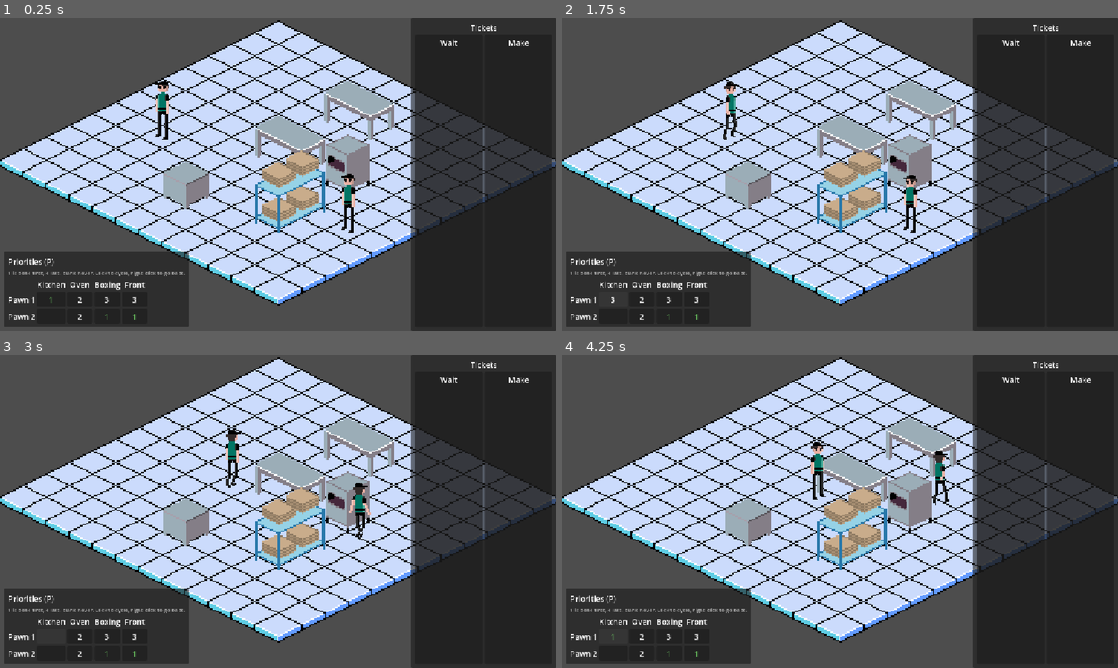
Above: before the commit, frames 1-4 (two rows, left to right).
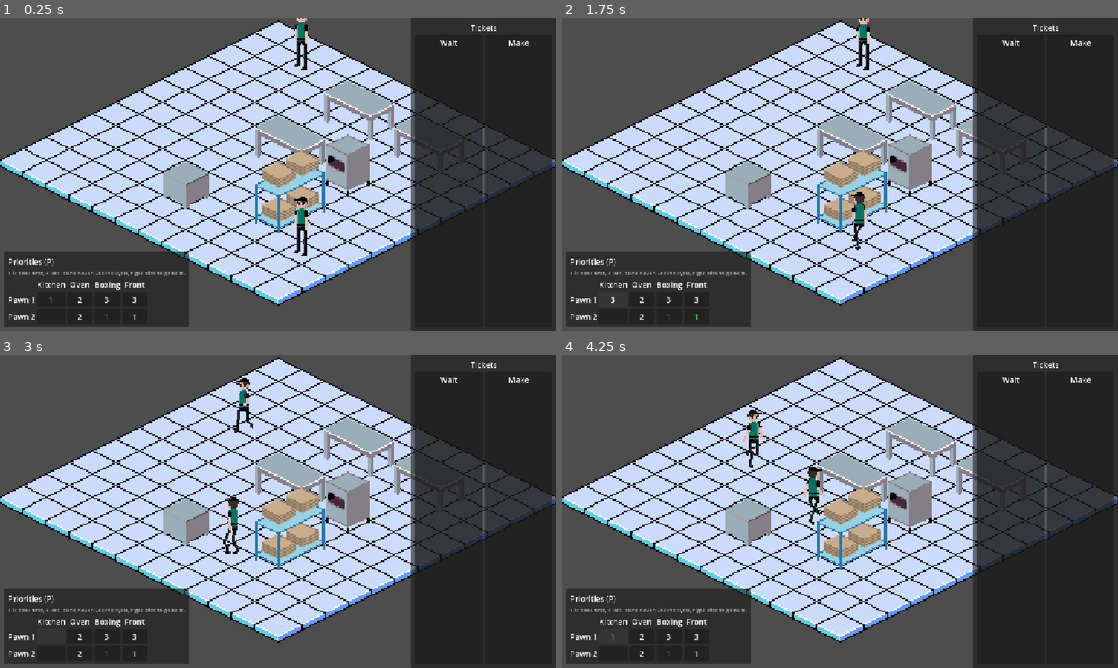
Above: after the commit, the same moments.

Repository: Evil-As-Shit/P-Za
Game: Godot game, scene res://scenes/world/world.tscn
Two runs of this game, one before a commit and one after it. Both use one fixed random seed, a clock stepped at 60 frames per second and the inputs below.
Inputs (mouse positions are in pixels of both pictures, inside the frame that each line leads up to):
- Up to frame 1 (0.25 s): no input
- Up to frame 2 (1.75 s): click "1" at 0.5 s; click "2" at 1.25 s
- Up to frame 3 (3 s): click "3" at 2 s; click "4" at 2.75 s
- Up to frame 4 (4.25 s): click (612, 636) at 3.52 s

The runs differ from the first frame. In frame 1, 1.5% of the frame differs, in the area x 27-84%, y 0-76%; in frame 2, 1.4%; in frame 3, 1.4%; in frame 4, 1.4%.

Commit message:
Station roles: tables take Prep/Boxing/Pickup roles set by clicking; pizzas leave the oven even without a box

Diff:
--- /dev/null
+++ b/resources/station_roles/boxing.tres
@@ -0,0 +1,13 @@
+[gd_resource type="Resource" script_class="StationRole" format=3]
+
+[ext_resource type="Script" path="res://scripts/stations/station_role.gd" id="1_role"]
+[ext_resource type="Script" path="res://scripts/tasks/task_type.gd" id="2_task_type"]
+[ext_resource type="Resource" path="res://resources/tasks/set_out_box.tres" id="3_set_out_box"]
+[ext_resource type="Resource" path="res://resources/tasks/unload_oven.tres" id="4_unload_oven"]
+[ext_resource type="Resource" path="res://resources/tasks/cut.tres" id="5_cut"]
+
+[resource]
+script = ExtResource("1_role")
+id = &"boxing"
+display_name = "Boxing"
+task_types = Array[ExtResource("2_task_type")]([ExtResource("3_set_out_box"), ExtResource("4_unload_oven"), ExtResource("5_cut")])
--- /dev/null
+++ b/resources/station_roles/pickup.tres
@@ -0,0 +1,11 @@
+[gd_resource type="Resource" script_class="StationRole" format=3]
+
+[ext_resource type="Script" path="res://scripts/stations/station_role.gd" id="1_role"]
+[ext_resource type="Script" path="res://scripts/tasks/task_type.gd" id="2_task_type"]
+[ext_resource type="Resource" path="res://resources/tasks/hand_off.tres" id="3_hand_off"]
+
+[resource]
+script = ExtResource("1_role")
+id = &"pickup"
+display_name = "Pickup"
+task_types = Array[ExtResource("2_task_type")]([ExtResource("3_hand_off")])
--- /dev/null
+++ b/resources/station_roles/prep.tres
@@ -0,0 +1,13 @@
+[gd_resource type="Resource" script_class="StationRole" format=3]
+
+[ext_resource type="Script" path="res://scripts/stations/station_role.gd" id="1_role"]
+[ext_resource type="Script" path="res://scripts/tasks/task_type.gd" id="2_task_type"]
+[ext_resource type="Resource" path="res://resources/tasks/stretch.tres" id="3_stretch"]
+[ext_resource type="Resource" path="res://resources/tasks/sauce.tres" id="4_sauce"]
+[ext_resource type="Resource" path="res://resources/tasks/cheese.tres" id="5_cheese"]
+
+[resource]
+script = ExtResource("1_role")
+id = &"prep"
+display_name = "Prep"
+task_types = Array[ExtResource("2_task_type")]([ExtResource("3_stretch"), ExtResource("4_sauce"), ExtResource("5_cheese")])
--- a/resources/stations/boxing_table.tres
+++ /dev/null
@@ -1,36 +0,0 @@
-[gd_resource type="Resource" script_class="StationData" format=3]
-
-[ext_resource type="Script" path="res://scripts/stations/station_data.gd" id="1_data"]
-[ext_resource type="Script" path="res://scripts/tasks/task_type.gd" id="2_task_type"]
-[ext_resource type="Texture2D" path="res://Assets/Sprites/Object_Spritesheet.png" id="3_sheet"]
-[ext_resource type="Resource" path="res://resources/tasks/set_out_box.tres" id="4_set_out_box"]
-[ext_resource type="Resource" path="res://resources/tasks/cut.tres" id="5_cut"]
-[ext_resource type="Script" path="res://scripts/stations/station_spot.gd" id="6_spot"]
-[ext_resource type="Resource" path="res://resources/tasks/unload_oven.tres" id="7_unload_oven"]
-
-[sub_resource type="AtlasTexture" id="AtlasTexture_along_x"]
-atlas = ExtResource("3_sheet")
-region = Rect2(80, 0, 48, 48)
-
-[sub_resource type="AtlasTexture" id="AtlasTexture_along_y"]
-atlas = ExtResource("3_sheet")
-region = Rect2(32, 0, 48, 48)
-
-[sub_resource type="Resource" id="Resource_spot_a"]
-script = ExtResource("6_spot")
-work_cell = Vector2i(0, 1)
-item_cell = Vector2i(0, 0)
-
-[sub_resource type="Resource" id="Resource_spot_b"]
-script = ExtResource("6_spot")
-work_cell = Vector2i(1, 1)
-item_cell = Vector2i(1, 0)
-
-[resource]
-script = ExtResource("1_data")
-display_name = "Boxing Table"
-task_types = Array[ExtResource("2_task_type")]([ExtResource("4_set_out_box"), ExtResource("7_unload_oven"), ExtResource("5_cut")])
-footprint = Vector2i(2, 1)
-facing_textures = Array[Texture2D]([SubResource("AtlasTexture_along_x"), SubResource("AtlasTexture_along_y"), SubResource("AtlasTexture_along_x"), SubResource("AtlasTexture_along_y")])
-spots = Array[ExtResource("6_spot")]([SubResource("Resource_spot_a"), SubResource("Resource_spot_b")])
-item_offset = Vector2(0, -16)
--- a/resources/stations/pickup_counter.tres
+++ b/resources/stations/counter.tres
@@ -1,10 +1,12 @@
 [gd_resource type="Resource" script_class="StationData" format=3]
 
 [ext_resource type="Script" path="res://scripts/stations/station_data.gd" id="1_data"]
-[ext_resource type="Script" path="res://scripts/tasks/task_type.gd" id="2_task_type"]
-[ext_resource type="Resource" path="res://resources/tasks/hand_off.tres" id="3_hand_off"]
+[ext_resource type="Script" path="res://scripts/stations/station_role.gd" id="2_role"]
 [ext_resource type="Texture2D" path="res://Assets/Sprites/Object_Spritesheet.png" id="4_sheet"]
 [ext_resource type="Script" path="res://scripts/stations/station_spot.gd" id="5_spot"]
+[ext_resource type="Resource" path="res://resources/station_roles/prep.tres" id="6_prep"]
+[ext_resource type="Resource" path="res://resources/station_roles/boxing.tres" id="7_boxing"]
+[ext_resource type="Resource" path="res://resources/station_roles/pickup.tres" id="8_pickup"]
 
 [sub_resource type="AtlasTexture" id="AtlasTexture_counter"]
 atlas = ExtResource("4_sheet")
@@ -17,8 +19,8 @@
 
 [resource]
 script = ExtResource("1_data")
-display_name = "Pickup Counter"
-task_types = Array[ExtResource("2_task_type")]([ExtResource("3_hand_off")])
+display_name = "Counter"
+roles = Array[ExtResource("2_role")]([ExtResource("6_prep"), ExtResource("7_boxing"), ExtResource("8_pickup")])
 footprint = Vector2i(1, 1)
 facing_textures = Array[Texture2D]([SubResource("AtlasTexture_counter")])
 spots = Array[ExtResource("5_spot")]([SubResource("Resource_spot")])
--- a/resources/stations/assembly_table.tres
+++ b/resources/stations/long_table.tres
@@ -1,11 +1,11 @@
 [gd_resource type="Resource" script_class="StationData" format=3]
 
 [ext_resource type="Script" path="res://scripts/stations/station_data.gd" id="1_data"]
-[ext_resource type="Script" path="res://scripts/tasks/task_type.gd" id="2_task_type"]
-[ext_resource type="Resource" path="res://resources/tasks/stretch.tres" id="4_stretch"]
-[ext_resource type="Resource" path="res://resources/tasks/sauce.tres" id="5_sauce"]
-[ext_resource type="Resource" path="res://resources/tasks/cheese.tres" id="6_cheese"]
+[ext_resource type="Script" path="res://scripts/stations/station_role.gd" id="2_role"]
 [ext_resource type="Texture2D" path="res://Assets/Sprites/Object_Spritesheet.png" id="3_sheet"]
+[ext_resource type="Resource" path="res://resources/station_roles/prep.tres" id="4_prep"]
+[ext_resource type="Resource" path="res://resources/station_roles/boxing.tres" id="5_boxing"]
+[ext_resource type="Resource" path="res://resources/station_roles/pickup.tres" id="6_pickup"]
 [ext_resource type="Script" path="res://scripts/stations/station_spot.gd" id="9_spot"]
 
 [sub_resource type="AtlasTexture" id="AtlasTexture_along_x"]
@@ -28,8 +28,8 @@
 
 [resource]
 script = ExtResource("1_data")
-display_name = "Assembly Table"
-task_types = Array[ExtResource("2_task_type")]([ExtResource("4_stretch"), ExtResource("5_sauce"), ExtResource("6_cheese")])
+display_name = "Table"
+roles = Array[ExtResource("2_role")]([ExtResource("4_prep"), ExtResource("5_boxing"), ExtResource("6_pickup")])
 footprint = Vector2i(2, 1)
 facing_textures = Array[Texture2D]([SubResource("AtlasTexture_along_x"), SubResource("AtlasTexture_along_y"), SubResource("AtlasTexture_along_x"), SubResource("AtlasTexture_along_y")])
 spots = Array[ExtResource("9_spot")]([SubResource("Resource_spot_a"), SubResource("Resource_spot_b")])
--- a/scenes/stations/station.tscn
+++ b/scenes/stations/station.tscn
@@ -23,6 +23,19 @@
 
 [node name="SupplyOnTop" type="Node2D" parent="."]
 
+[node name="RoleLabel" type="Label" parent="."]
+visible = false
+z_index = 2
+offset_right = 48.0
+offset_bottom = 12.0
+mouse_filter = 2
+theme_override_colors/font_color = Color(1, 1, 1, 1)
+theme_override_colors/font_outline_color = Color(0.1, 0.1, 0.15, 1)
+theme_override_constants/outline_size = 3
+theme_override_font_sizes/font_size = 8
+horizontal_alignment = 1
+vertical_alignment = 1
+
 [node name="WorkBar" type="ProgressBar" parent="."]
 visible = false
 z_index = 1
--- /dev/null
+++ b/scenes/ui/station_panel.tscn
@@ -0,0 +1,46 @@
+[gd_scene format=3]
+
+[ext_resource type="Script" path="res://scripts/ui/station_panel.gd" id="1_panel"]
+
+[node name="StationPanel" type="PanelContainer"]
+offset_left = 8.0
+offset_top = 8.0
+offset_right = 168.0
+offset_bottom = 8.0
+script = ExtResource("1_panel")
+
+[node name="Margin" type="MarginContainer" parent="."]
+layout_mode = 2
+theme_override_constants/margin_left = 8
+theme_override_constants/margin_top = 8
+theme_override_constants/margin_right = 8
+theme_override_constants/margin_bottom = 8
+
+[node name="Lines" type="VBoxContainer" parent="Margin"]
+layout_mode = 2
+
+[node name="Header" type="HBoxContainer" parent="Margin/Lines"]
+layout_mode = 2
+
+[node name="Title" type="Label" parent="Margin/Lines/Header"]
+unique_name_in_owner = true
+layout_mode = 2
+size_flags_horizontal = 3
+text = "Table"
+
+[node name="Close" type="Button" parent="Margin/Lines/Header"]
+unique_name_in_owner = true
+layout_mode = 2
+focus_mode = 0
+text = "×"
+flat = true
+
+[node name="Hint" type="Label" parent="Margin/Lines"]
+modulate = Color(1, 1, 1, 0.6)
+layout_mode = 2
+theme_override_font_sizes/font_size = 11
+text = "Role: what work is done here"
+
+[node name="Roles" type="VBoxContainer" parent="Margin/Lines"]
+unique_name_in_owner = true
+layout_mode = 2
--- a/scenes/world/world.tscn
+++ b/scenes/world/world.tscn
@@ -5,15 +5,18 @@
 [ext_resource type="PackedScene" path="res://scenes/pawns/pawn.tscn" id="3_pawn"]
 [ext_resource type="Script" path="res://scripts/world/shop_camera.gd" id="4_camera"]
 [ext_resource type="PackedScene" path="res://scenes/stations/station.tscn" id="5_station"]
-[ext_resource type="Resource" path="res://resources/stations/assembly_table.tres" id="6_assembly"]
+[ext_resource type="Resource" path="res://resources/stations/long_table.tres" id="6_table"]
 [ext_resource type="Script" path="res://scripts/tickets/ticket_rack.gd" id="7_rack"]
 [ext_resource type="Resource" path="res://resources/recipes/plain_pizza.tres" id="8_pizza"]
 [ext_resource type="PackedScene" path="res://scenes/ui/ticket_rack_panel.tscn" id="9_rack_panel"]
 [ext_resource type="Resource" path="res://resources/stations/small_oven.tres" id="10_oven"]
 [ext_resource type="PackedScene" path="res://scenes/items/item.tscn" id="11_item"]
 [ext_resource type="Resource" path="res://resources/stations/box_rack.tres" id="12_box_rack"]
-[ext_resource type="Resource" path="res://resources/stations/boxing_table.tres" id="13_boxing"]
-[ext_resource type="Resource" path="res://resources/stations/pickup_counter.tres" id="14_pickup"]
+[ext_resource type="Resource" path="res://resources/station_roles/prep.tres" id="13_prep"]
+[ext_resource type="Resource" path="res://resources/stations/counter.tres" id="14_counter"]
+[ext_resource type="Resource" path="res://resources/station_roles/boxing.tres" id="21_boxing_role"]
+[ext_resource type="Resource" path="res://resources/station_roles/pickup.tres" id="22_pickup_role"]
+[ext_resource type="PackedScene" path="res://scenes/ui/station_panel.tscn" id="23_station_panel"]
 [ext_resource type="Script" path="res://scripts/tasks/work_type.gd" id="15_work_type"]
 [ext_resource type="Resource" path="res://resources/work_types/kitchen.tres" id="16_kitchen"]
 [ext_resource type="Resource" path="res://resources/work_types/oven.tres" id="17_oven"]
@@ -32,9 +35,10 @@
 [node name="Entities" type="Node2D" parent="."]
 y_sort_enabled = true
 
-[node name="AssemblyTable" parent="Entities" instance=ExtResource("5_station")]
-data = ExtResource("6_assembly")
+[node name="PrepTable" parent="Entities" instance=ExtResource("5_station")]
+data = ExtResource("6_table")
 cell = Vector2i(5, 5)
+role = ExtResource("13_prep")
 
 [node name="SmallOven" parent="Entities" instance=ExtResource("5_station")]
 data = ExtResource("10_oven")
@@ -46,12 +50,19 @@
 facing = 3
 
 [node name="BoxingTable" parent="Entities" instance=ExtResource("5_station")]
-data = ExtResource("13_boxing")
+data = ExtResource("6_table")
 cell = Vector2i(5, 2)
+role = ExtResource("21_boxing_role")
+
+[node name="BoxingTable2" parent="Entities" instance=ExtResource("5_station")]
+data = ExtResource("6_table")
+cell = Vector2i(8, 2)
+role = ExtResource("21_boxing_role")
 
 [node name="PickupCounter" parent="Entities" instance=ExtResource("5_station")]
-data = ExtResource("14_pickup")
+data = ExtResource("14_counter")
 cell = Vector2i(5, 9)
+role = ExtResource("22_pickup_role")
 
 [node name="Pawn" parent="Entities" instance=ExtResource("3_pawn")]
 display_name = "Pawn 1"
@@ -81,3 +92,6 @@
 [node name="TicketRackPanel" parent="Hud" instance=ExtResource("9_rack_panel")]
 
 [node name="PriorityPanel" parent="Hud" instance=ExtResource("20_priority_panel")]
+
+[node name="StationPanel" parent="Hud" instance=ExtResource("23_station_panel")]
+visible = false
--- a/scripts/stations/station.gd
+++ b/scripts/stations/station.gd
@@ -8,6 +8,8 @@
 @export var cell: Vector2i = Vector2i.ZERO
 ## Quarter turns (0-3).
 @export_range(0, 3) var facing: int = 0
+## Assigned role, for stations that take one (see StationData.roles). Null means unused.
+@export var role: StationRole = null
 
 var _footprint: Array[Vector2i] = []
 var _item_positions: Array[Vector2] = []
@@ -28,6 +30,8 @@
 @onready var _supply_on_top: Node2D = $SupplyOnTop
 ## Shown while the station works an item on its own (e.g. baking).
 @onready var _work_bar: ProgressBar = $WorkBar
+## Names the assigned role on the floor in front of the station.
+@onready var _role_label: Label = $RoleLabel
 
 
 ## Snaps the station onto the floor and lines its art up with its footprint.
@@ -65,6 +69,30 @@
 		if art.texture != null:
 			_art_top = minf(_art_top, art.global_position.y + _opaque_top(art.texture))
 	_build_piles(shop_floor.cell_to_global(cell))
+	# On the tabletop, over the middle of the footprint.
+	_role_label.size = Vector2(48.0, 12.0)
+	_role_label.global_position = centroid + data.item_offset - Vector2(24.0, 6.0)
+	_update_role_label()
+
+
+## Assigns a role (or null for unused). Only for stations that take roles.
+func set_role(new_role: StationRole) -> void:
+	role = new_role
+	_update_role_label()
+
+
+## Highlights the station while it's selected.
+func set_selected(selected: bool) -> void:
+	modulate = Color(1.2, 1.2, 0.9) if selected else Color.WHITE
+
+
+## Shows the role name on the station (only for stations that take roles).
+func show_role_label(shown: bool) -> void:
+	_role_label.visible = shown and has_roles()
+
+
+func _update_role_label() -> void:
+	_role_label.text = role.display_name if role != null else "Unused"
 
 
 ## Places a texture so its left edge and bottom row meet the footprint's corners.
@@ -98,7 +126,20 @@
 
 
 func can_do(task_type: TaskType) -> bool:
+	if has_roles():
+		return role != null and role.task_types.has(task_type)
 	return data.task_types.has(task_type)
+
+
+## True if the player can assign this station a role.
+func has_roles() -> bool:
+	return not data.roles.is_empty()
+
+
+func get_display_name() -> String:
+	if role != null:
+		return "%s (%s)" % [data.display_name, role.display_name]
+	return data.display_name
 
 
 func get_spot_count() -> int:
--- a/scripts/stations/station_data.gd
+++ b/scripts/stations/station_data.gd
@@ -4,8 +4,11 @@
 ## Offsets are given for facing 0 and rotated in 90° steps on the map grid.
 
 @export var display_name: String
-## Task types a pawn can do here.
+## Task types a pawn can do here, for stations with a fixed purpose (e.g. an oven).
 @export var task_types: Array[TaskType] = []
+## Roles the player can assign (e.g. a table as Prep or Boxing). If set, the station's
+## role decides its task types instead of task_types.
+@export var roles: Array[StationRole] = []
 ## Size in cells at facing 0. The origin cell is the footprint's first cell.
 @export var footprint: Vector2i = Vector2i.ONE
 ## Sprite for each facing (0-3). Each texture's left edge and bottom row must line up
--- /dev/null
+++ b/scripts/stations/station_role.gd
@@ -0,0 +1,8 @@
+class_name StationRole
+extends Resource
+## A job a general-purpose station (like a table) can be assigned, e.g. Prep or Boxing.
+## It decides which task types are done there.
+
+@export var id: StringName
+@export var display_name: String
+@export var task_types: Array[TaskType] = []
--- /dev/null
+++ b/scripts/ui/station_panel.gd
@@ -0,0 +1,37 @@
+class_name StationPanel
+extends PanelContainer
+## HUD panel for the selected station. For stations that take a role, shows one button per
+## role (plus None) and reports the player's pick.
+
+signal role_change_requested(station: Station, role: StationRole)
+signal close_requested
+
+var station: Station = null
+
+@onready var _title: Label = %Title
+@onready var _roles: VBoxContainer = %Roles
+@onready var _close: Button = %Close
+
+
+func _ready() -> void:
+	_close.pressed.connect(close_requested.emit)
+
+
+func show_station(p_station: Station) -> void:
+	station = p_station
+	_title.text = station.data.display_name
+	for child: Node in _roles.get_children():
+		_roles.remove_child(child)
+		child.queue_free()
+	var choices: Array[StationRole] = [null]
+	choices.append_array(station.data.roles)
+	for choice: StationRole in choices:
+		var button := Button.new()
+		button.text = choice.display_name if choice != null else "None (unused)"
+		button.toggle_mode = true
+		button.button_pressed = choice == station.role
+		button.focus_mode = Control.FOCUS_NONE
+		button.alignment = HORIZONTAL_ALIGNMENT_LEFT
+		button.pressed.connect(role_change_requested.emit.bind(station, choice))
+		_roles.add_child(button)
+	show()
--- a/scripts/world/world.gd
+++ b/scripts/world/world.gd
@@ -33,6 +33,8 @@
 var _stations: Array[Station] = []
 ## Pawns standing by a busy item (e.g. at the oven), waiting to pick it up.
 var _waiting_for: Dictionary[Item, Pawn] = {}
+## Station shown in the station panel, or null.
+var _selected_station: Station = null
 
 @onready var _floor: ShopFloor = $ShopFloor
 @onready var _entities: Node2D = $Entities
@@ -40,6 +42,7 @@
 @onready var _rack: TicketRack = $TicketRack
 @onready var _rack_panel: TicketRackPanel = $Hud/TicketRackPanel
 @onready var _priority_panel: PriorityPanel = $Hud/PriorityPanel
+@onready var _station_panel: StationPanel = $Hud/StationPanel
 
 
 func _ready() -> void:
@@ -59,6 +62,8 @@
 	_on_rack_changed()
 	_priority_panel.priority_change_requested.connect(_on_priority_change_requested)
 	_priority_panel.show_priorities(_pawns, work_types)
+	_station_panel.role_change_requested.connect(_on_role_change_requested)
+	_station_panel.close_requested.connect(_select_station.bind(null))
 
 	for pawn: Pawn in _pawns:
 		_wait_then_wander(pawn)
@@ -71,6 +76,43 @@
 	elif event.is_action_pressed(&"toggle_priorities"):
 		_priority_panel.visible = not _priority_panel.visible
 		get_viewport().set_input_as_handled()
+	elif event is InputEventMouseButton:
+		var click := event as InputEventMouseButton
+		if click.pressed and click.button_index == MOUSE_BUTTON_LEFT:
+			_select_station(_station_at(get_global_mouse_position()))
+			get_viewport().set_input_as_handled()
+
+
+## The role-taking station under a point, or null. Checks a little below the point too,
+## since tabletops are drawn above their floor cells.
+func _station_at(point: Vector2) -> Station:
+	for lift: float in [0.0, 16.0]:
+		var cell: Vector2i = _floor.global_to_cell(point + Vector2(0.0, lift))
+		for station: Station in _stations:
+			if station.has_roles() and station.get_footprint_cells().has(cell):
+				return station
+	return null
+
+
+func _select_station(station: Station) -> void:
+	if _selected_station != null:
+		_selected_station.set_selected(false)
+	_selected_station = station
+	# Role labels show while a station is selected, like zones while editing them.
+	for each: Station in _stations:
+		each.show_role_label(station != null)
+	if station == null:
+		_station_panel.hide()
+		return
+	station.set_selected(true)
+	_station_panel.show_station(station)
+
+
+func _on_role_change_requested(station: Station, role: StationRole) -> void:
+	station.set_role(role)
+	if station == _selected_station:
+		_station_panel.show_station(station)
+	_on_rack_jobs_changed()
 
 
 func _setup_station(station: Station) -> void:
@@ -164,10 +206,20 @@
 
 
 ## Free spots where the job can be done, with the one already holding its item first.
+## Steps worked at the container go to the spot where it's set out. If it isn't ready, a
+## step that puts the item in it sets the item down on a free spot instead (so a pizza
+## doesn't wait in the oven for a box), and a later step moves it into the box.
 func _spots_for(job: Job) -> Array[Spot]:
 	var task: TaskType = job.task_type
 	var own: Item = _get_carried(job)
 	var result: Array[Spot] = []
+	if task.is_at_container():
+		var box_spot: Spot = _get_container_spot(job.ticket)
+		if box_spot != null:
+			result.append(box_spot)
+			return result
+		if not task.into_container:
+			return result
 	for station: Station in _stations:
 		if not station.can_do(task):
 			continue
@@ -175,11 +227,6 @@
 			if station.is_reserved(index):
 				continue
 			var held: Item = station.get_item(index)
-			if task.is_at_container():
-				# Worked where the container was set out, and nowhere else.
-				if held != null and held == job.ticket.container:
-					result.append(Spot.new(station, index))
-				continue
 			if held != null and held != own:
 				continue
 			if held != null:
@@ -187,6 +234,16 @@
 			else:
 				result.append(Spot.new(station, index))
 	return result
+
+
+## The free spot where the ticket's container sits set out and ready, or null.
+func _get_container_spot(ticket: Ticket) -> Spot:
+	var container: Item = ticket.container
+	if container == null or container.station == null:
+		return null
+	if container.station.is_reserved(container.spot):
+		return null
+	return Spot.new(container.station, container.spot)
 
 
 ## First storage station with an unclaimed unit of `kind`, or null.
@@ -372,7 +429,8 @@
 		ticket.item = item
 	if item == null:
 		return
-	if job.task_type.into_container:
+	var at_box: bool = ticket.container != null and job.station.get_item(job.spot) == ticket.container
+	if job.task_type.is_at_container() and at_box:
 		ticket.container.put_in(item)
 		return
 	job.station.put_item(job.spot, item)
Not shown, added: scripts/stations/station_role.gd.uid
Not shown, added: scripts/ui/station_panel.gd.uid
Not shown, changed: GDD.md
